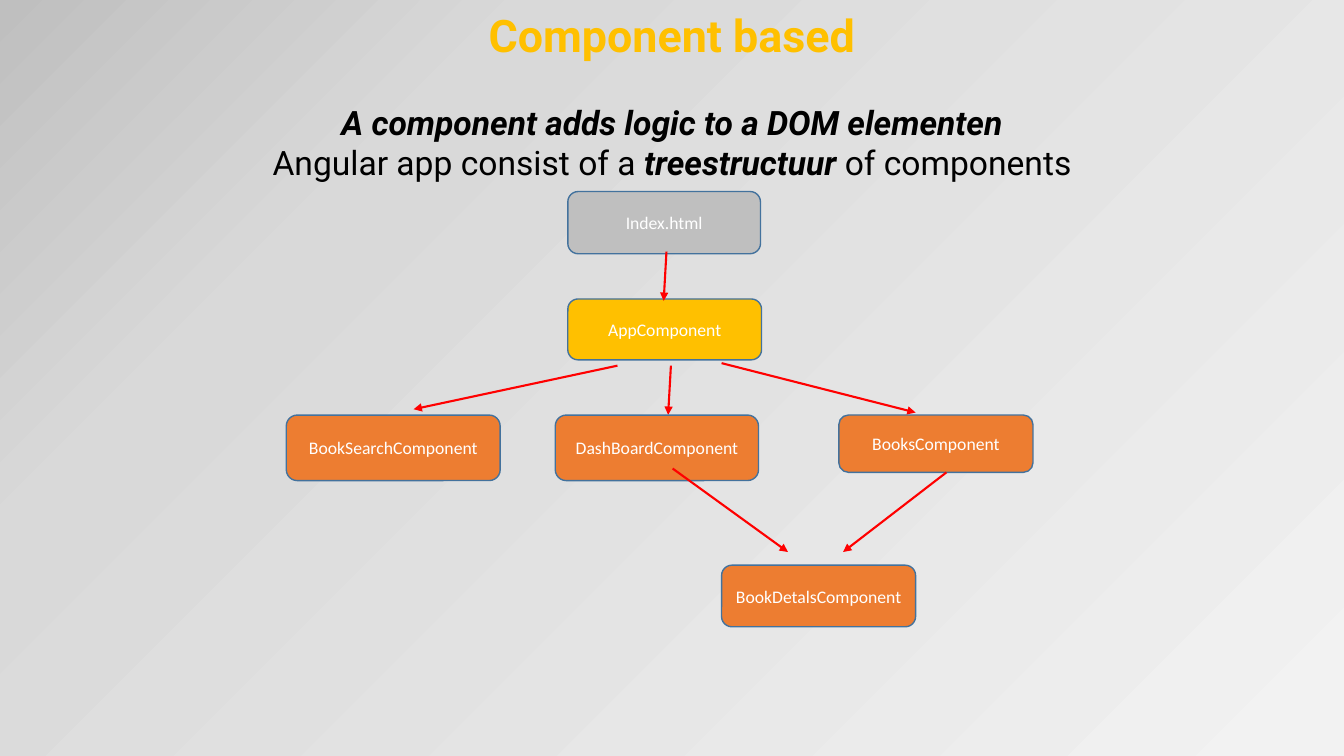
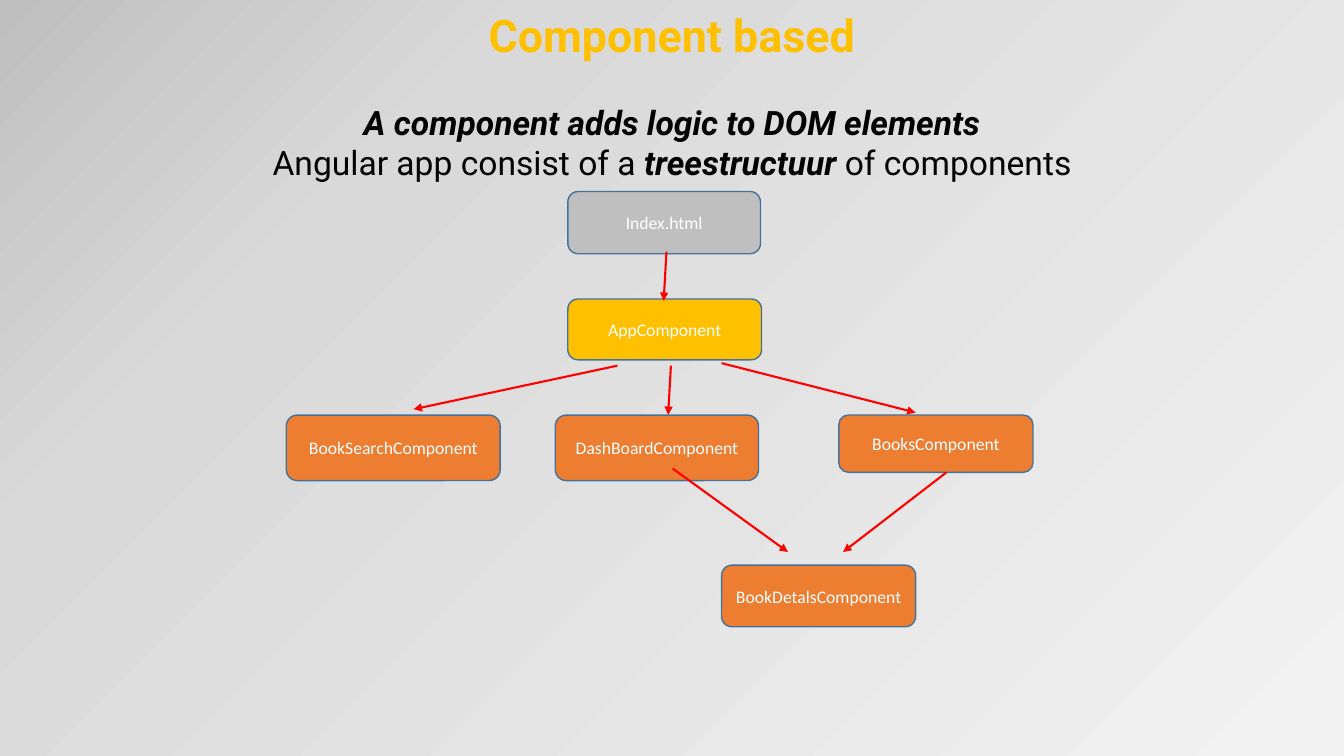
Before and after one commit to petereijgermans11/frontend-cursus, a slide deck: slide 5 of frontend-cursus/ 8 - Angular.pptx. Drawn at 1344x756 pixels with LibreOffice and Linux fonts; fonts in the diff are those of the drawing. Boxes give left, top, right and bottom in pixels: in the first picture for what was removed or moved away, otherwise in the second. Text is boxed around its words. In the diff, an @@ line names an element or a change of style, - is before the commit and + after.

```diff
--- a/frontend-cursus/ 8 - Angular.pptx
+++ b/frontend-cursus/ 8 - Angular.pptx
@@ title at [273,18,1071,182]: text changed; italic off @@
-Component based
-A component adds logic to a DOM elementen
-Angular app consist of a treestructuur of components
+Component based
+A component adds logic to DOM elements
+Angular app consist of a treestructuur of components
```
Also in this commit, not shown: 5 other files.
